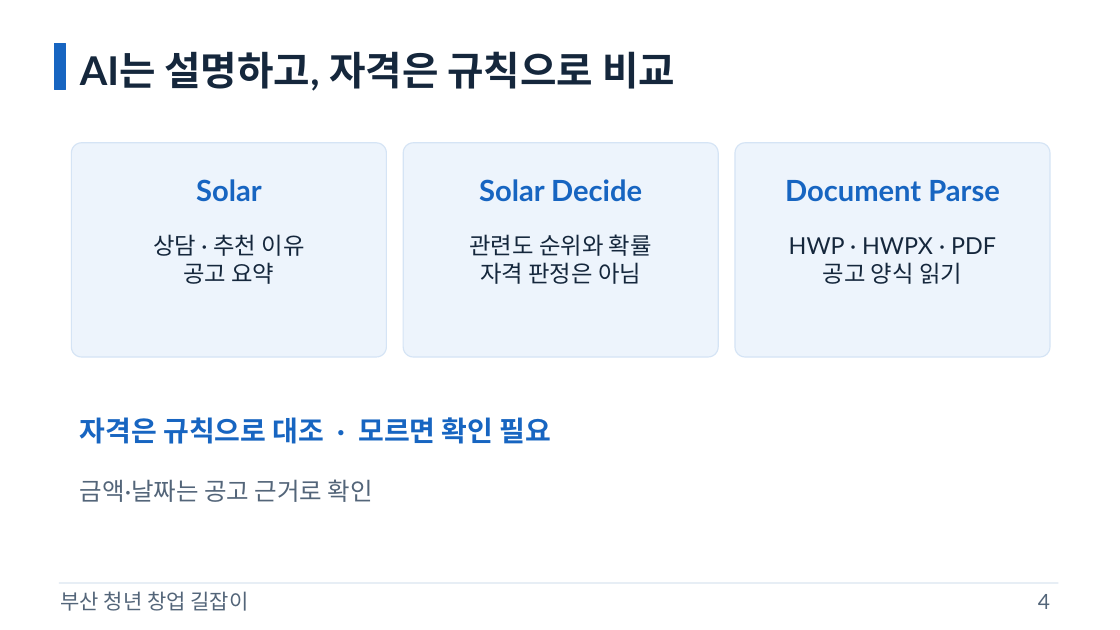
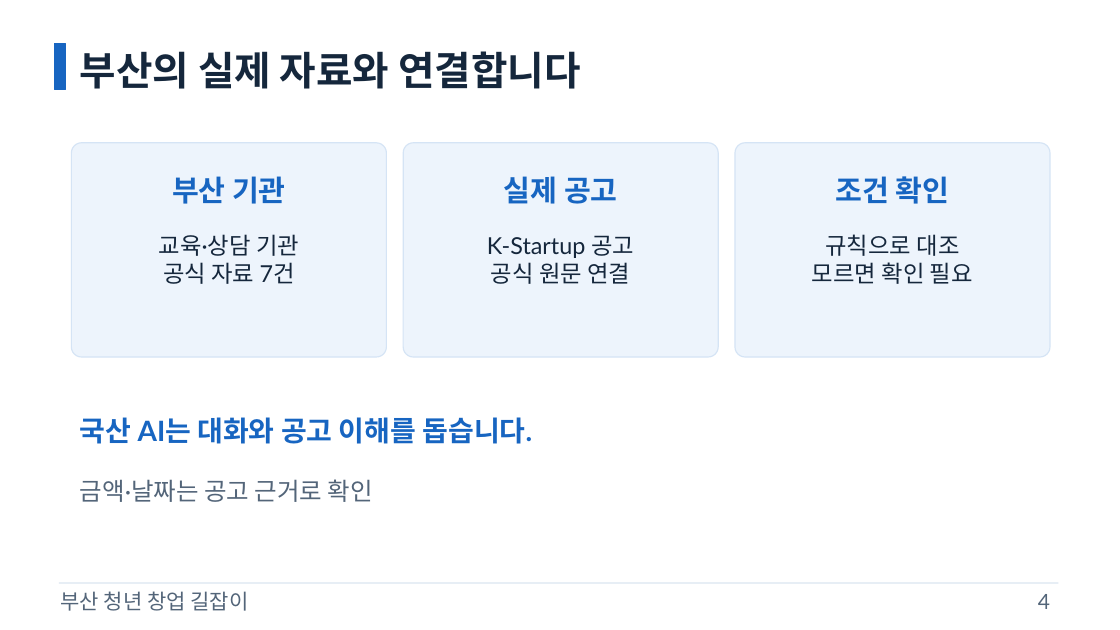
Before and after one commit to samsepi0l-1337/hackaton, a slide deck: slide 4 of docs/presentation/gil-pitch.pptx. Drawn at 1120x630 pixels with LibreOffice and Linux fonts; fonts in the diff are those of the drawing. Boxes give left, top, right and bottom in pixels: in the first picture for what was removed or moved away, otherwise in the second. Text is boxed around its words. In the diff, an @@ line names an element or a change of style, - is before the commit and + after.

```diff
--- a/docs/presentation/gil-pitch.pptx
+++ b/docs/presentation/gil-pitch.pptx
@@ text at (80, 51, 580, 89): text changed @@
-AI는 설명하고, 자격은 규칙으로 비교
+부산의 실제 자료와 연결합니다
@@ text at (172, 176, 286, 204): text changed @@
-Solar
+부산 기관
@@ text at (504, 176, 618, 204): text changed @@
-Solar Decide
+실제 공고
@@ text at (836, 176, 950, 204): text changed @@
-Document Parse
+조건 확인
@@ text at (159, 234, 299, 284): text changed @@
-상담 · 추천 이유
-공고 요약
+교육·상담 기관
+공식 자료 7건
@@ text at (487, 235, 635, 284): text changed @@
-관련도 순위와 확률
-자격 판정은 아님
+K-Startup 공고
+공식 원문 연결
@@ text at (812, 234, 973, 284): text changed @@
-HWP · HWPX · PDF
-공고 양식 읽기
+규칙으로 대조
+모르면 확인 필요
@@ text at (80, 417, 533, 444): text changed @@
-자격은 규칙으로 대조 · 모르면 확인 필요
+국산 AI는 대화와 공고 이해를 돕습니다.
```
Also in this commit, not shown: 3 other slides changed, 4 other files.
